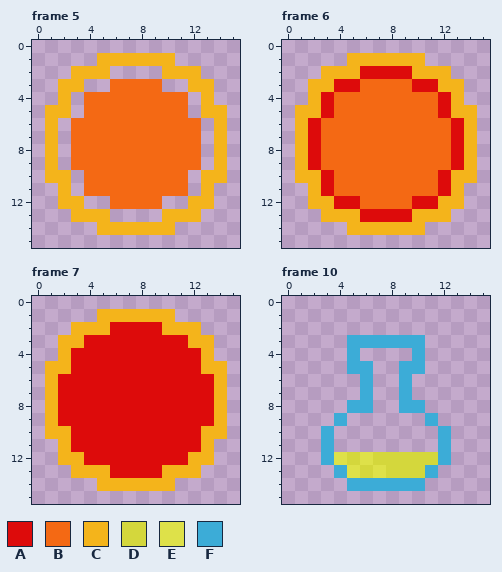
A pixel-art file gets an edit: src/data/textures-src/towers.aseprite. Above is the file before it was changed.
16x16 pixels, 35 frames. Shown: frame 5, frame 6, frame 7, frame 10. The commit also changed other frames, which this record leaves out.
Palette (. is transparent): A #dd0b0b  B #f46914  C #f4b41b  D #d4d73c  E #dee149  F #3cacd7
Pixels before, frame 5, first column x 1:
 1 ....CCCCCC....
 2 ..CCC....CCC..
 3 .CC..BBBB..CC.
 4 .C.BBBBBBBB.C.
 5 CC.BBBBBBBB.CC
 6 C.BBBBBBBBBB.C
 7 C.BBBBBBBBBB.C
 8 C.BBBBBBBBBB.C
 9 C.BBBBBBBBBB.C
10 CC.BBBBBBBB.CC
11 .C.BBBBBBBB.C.
12 .CC..BBBB..CC.
13 ..CCC....CCC..
14 ....CCCCCC....
Pixels before, frame 6, first column x 1:
 1 ....CCCCCC....
 2 ..CCCAAAACCC..
 3 .CCAABBBBAACC.
 4 .CABBBBBBBBAC.
 5 CCABBBBBBBBACC
 6 CABBBBBBBBBBAC
 7 CABBBBBBBBBBAC
 8 CABBBBBBBBBBAC
 9 CABBBBBBBBBBAC
10 CCABBBBBBBBACC
11 .CABBBBBBBBAC.
12 .CCAABBBBAACC.
13 ..CCCAAAACCC..
14 ....CCCCCC....
Pixels before, frame 7, first column x 1:
 1 ....CCCCCC....
 2 ..CCCAAAACCC..
 3 .CCAAAAAAAACC.
 4 .CAAAAAAAAAAC.
 5 CCAAAAAAAAAACC
 6 CAAAAAAAAAAAAC
 7 CAAAAAAAAAAAAC
 8 CAAAAAAAAAAAAC
 9 CAAAAAAAAAAAAC
10 CCAAAAAAAAAACC
11 .CAAAAAAAAAAC.
12 .CCAAAAAAAACC.
13 ..CCCAAAACCC..
14 ....CCCCCC....
Pixels before, frame 10, first column x 3:
 3 ..FFFFFF..
 4 ..F....F..
 5 ..FF..FF..
 6 ...F..F...
 7 ...F..F...
 8 ..FF..FF..
 9 .F......F.
10 F........F
11 F........F
12 FEDEDDDDDF
13 .FEDEDDDF.
14 ..FFFFFF..
Once edited:
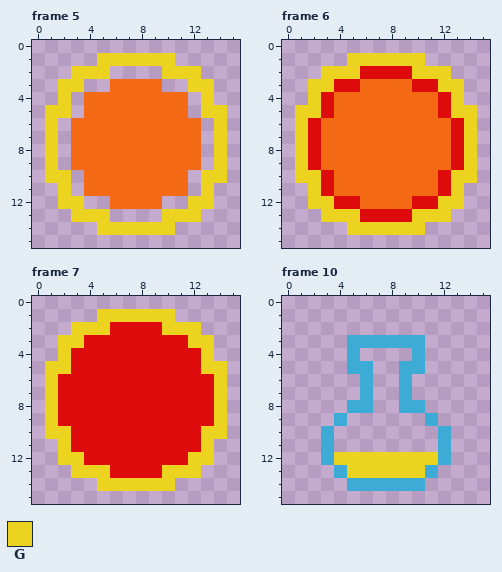
Colours new in this view: G #ebd320
The author wrote: tower animations
Difference:
Frame 5:
Colour C gives way to colour G in row 1 at x 5 to 10; in row 2 at x 3 to 5 and 10 to 12; in row 3 at x 2 to 3 and 12 to 13; in row 4 at x 2 and 13; in row 5 at x 1 to 2 and 13 to 14; in rows 6 to 9 at x 1 and 14.
Colour C gives way to colour G in row 10 at x 1 to 2 and 13 to 14; in row 11 at x 2 and 13; in row 12 at x 2 to 3 and 12 to 13; in row 13 at x 3 to 5 and 10 to 12; in row 14 at x 5 to 10.
Frame 6: the same change as frame 5
Frame 7: the same change as frame 5
Frame 10:
Colour D gives way to colour G in row 12 at x 5 and 7 to 11; in row 13 at x 6 and 8 to 10.
Colour E gives way to colour G in row 12 at x 4 and 6; in row 13 at x 5 and 7.
